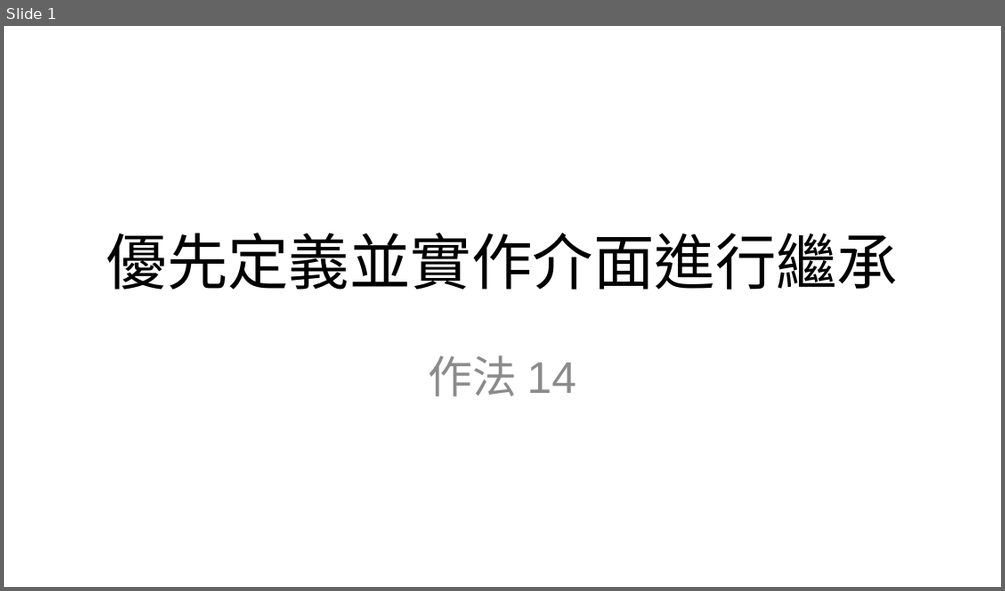
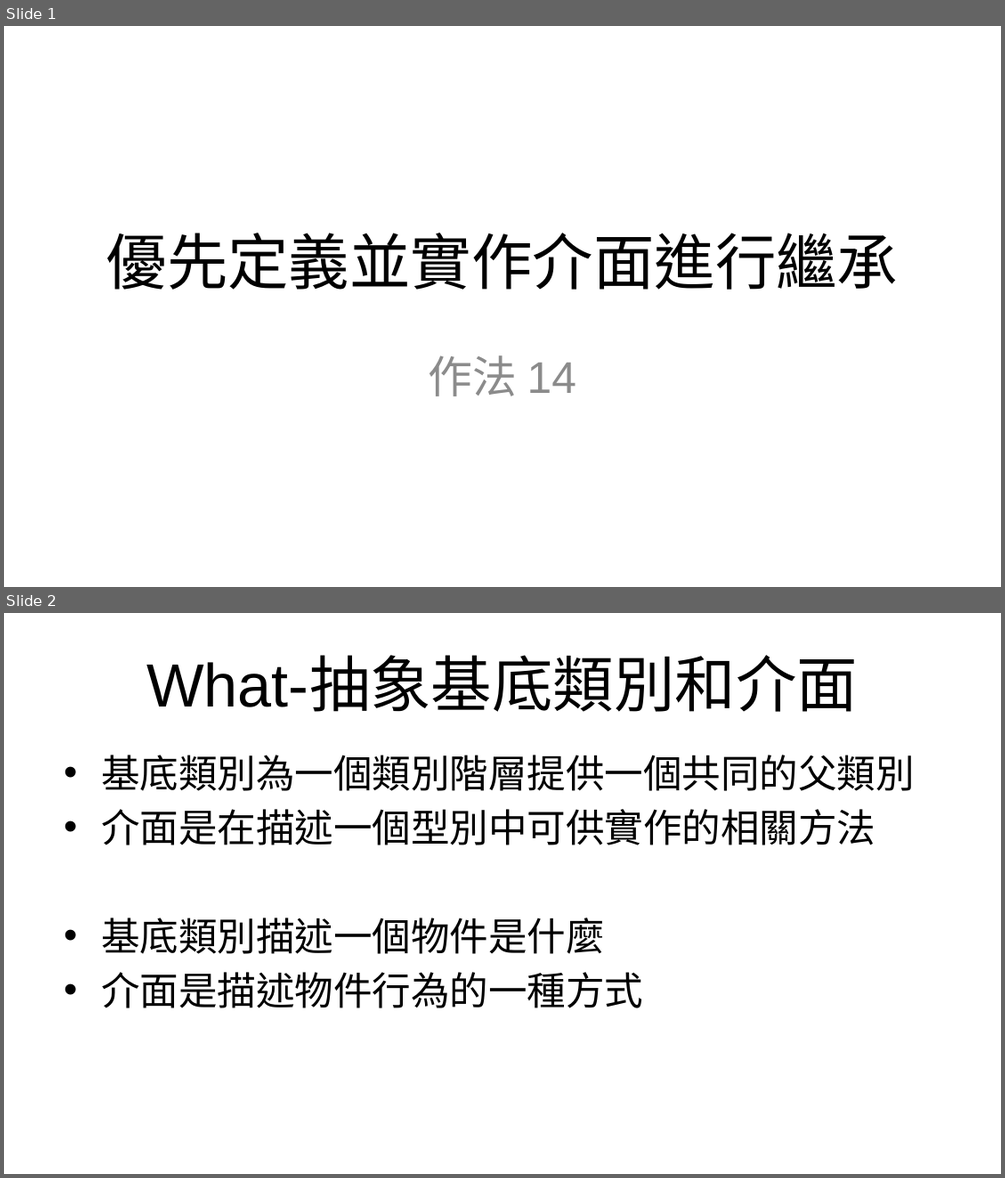
Before and after one commit to Chesham/more-effective-csharp, a slide deck: more-effective-csharp-2nd-edition/slides/item14-優先定義並實作介面進行繼承.pptx. Shown one above the other, each under a label of ours: slide 1 before the commit, slides 1 and 2 after it. The pictures are 1005x591 and 1005x1178 pixels, drawn with LibreOffice and Linux fonts; fonts in the diff are those of the drawing; background and template pictures are left out. Boxes give left, top, right and bottom in pixels: in the first picture for what was removed or moved away, otherwise in the second. Text is boxed around its words. In the diff, an @@ line names an element or a change of style, - is before the commit and + after.

```diff
--- a/more-effective-csharp-2nd-edition/slides/item14-優先定義並實作介面進行繼承.pptx
+++ b/more-effective-csharp-2nd-edition/slides/item14-優先定義並實作介面進行繼承.pptx
@@ slide 2 added at bbox=[4, 613, 1001, 1174], background picture (left out) @@
@@ title added at bbox=[146, 657, 858, 712], 44 pt, text #000000 @@
+What-抽象基底類別和介面
@@ text added at bbox=[101, 755, 914, 1008], 28 pt, text #000000 @@
+• 基底類別為一個類別階層提供一個共同的父類別
+• 介面是在描述一個型別中可供實作的相關方法
+• 基底類別描述一個物件是什麼
+• 介面是描述物件行為的一種方式
```
Also in this commit, not shown: 3 other slides added, 2 other files.
